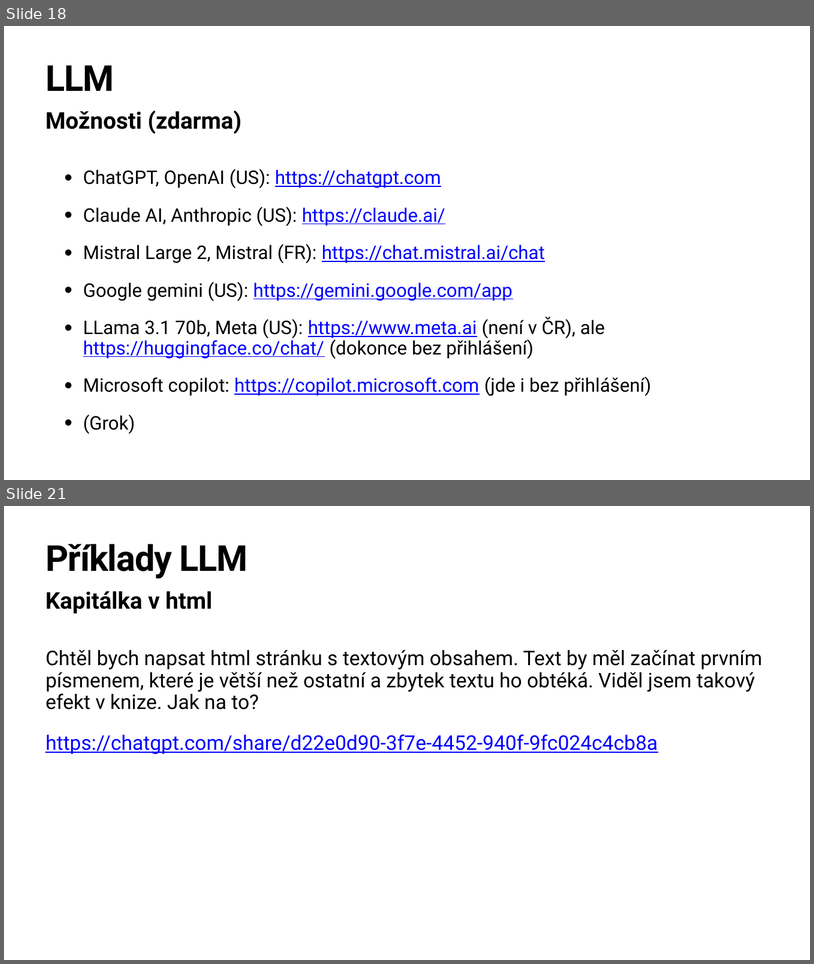
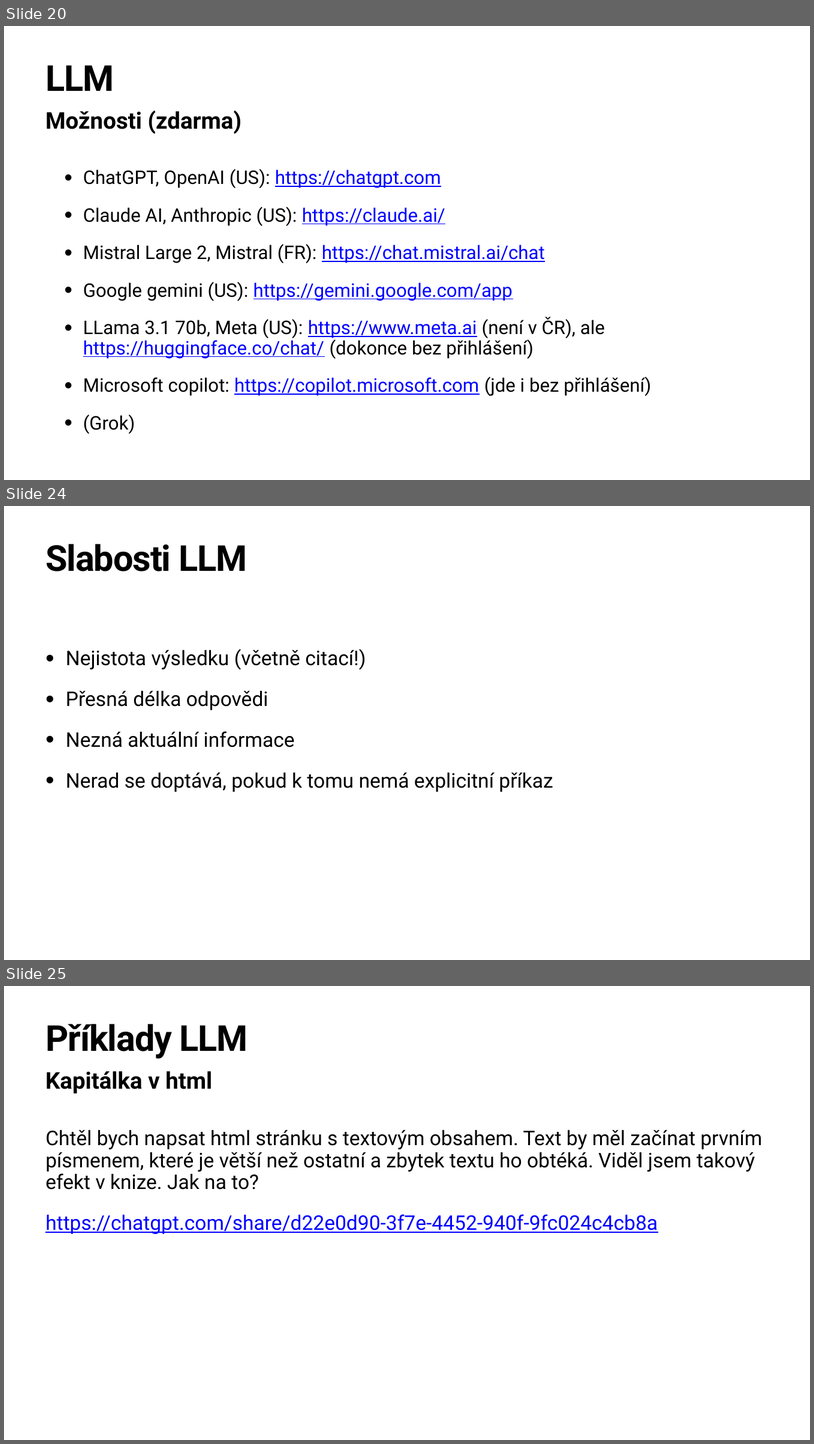
Before and after one commit to hamacekh/Lipnice, a slide deck: 2024/big-data/BigData.pptx. Shown one above the other, each under a label of ours: slides 18 and 21 before the commit, slides 20, 24 and 25 after it; the slides between them are not shown. The pictures are 814x964 and 814x1444 pixels, drawn with LibreOffice and Linux fonts; fonts in the diff are those of the drawing. Boxes give left, top, right and bottom in pixels: in the first picture for what was removed or moved away, otherwise in the second. Text is boxed around its words. In the diff, an @@ line names an element or a change of style, - is before the commit and + after.

```diff
--- a/2024/big-data/BigData.pptx
+++ b/2024/big-data/BigData.pptx
@@ slide 24 added at <box>4,506,810,960</box>, background #FFFFFF @@
@@ title added at <box>45,544,247,571</box>, 85 pt, text #000000, bold @@
+Slabosti LLM
@@ text added at <box>66,649,553,792</box>, 48 pt, text #000000 @@
+• Nejistota výsledku (včetně citací!)
+• Přesná délka odpovědi
+• Nezná aktuální informace
+• Nerad se doptává, pokud k tomu nemá explicitní příkaz
@@ what was slide 18 is now slide 20 @@
@@ what was slide 21 is now slide 25 @@
```
Also in this commit, not shown: 6 slides changed, 8 other slides added, 1 slide removed, 2 other files.
